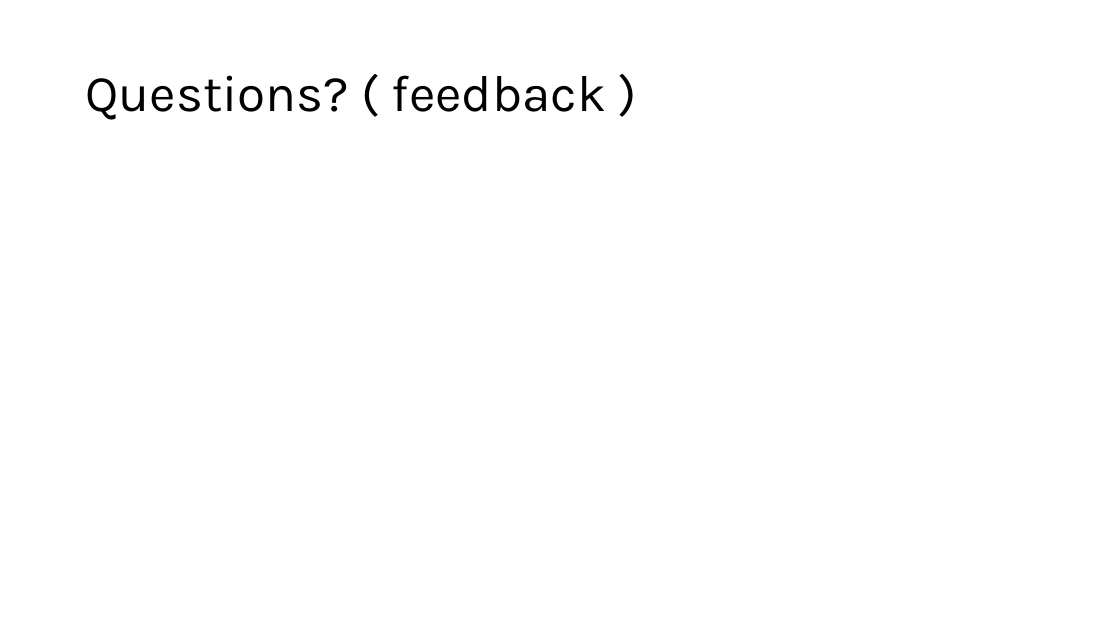
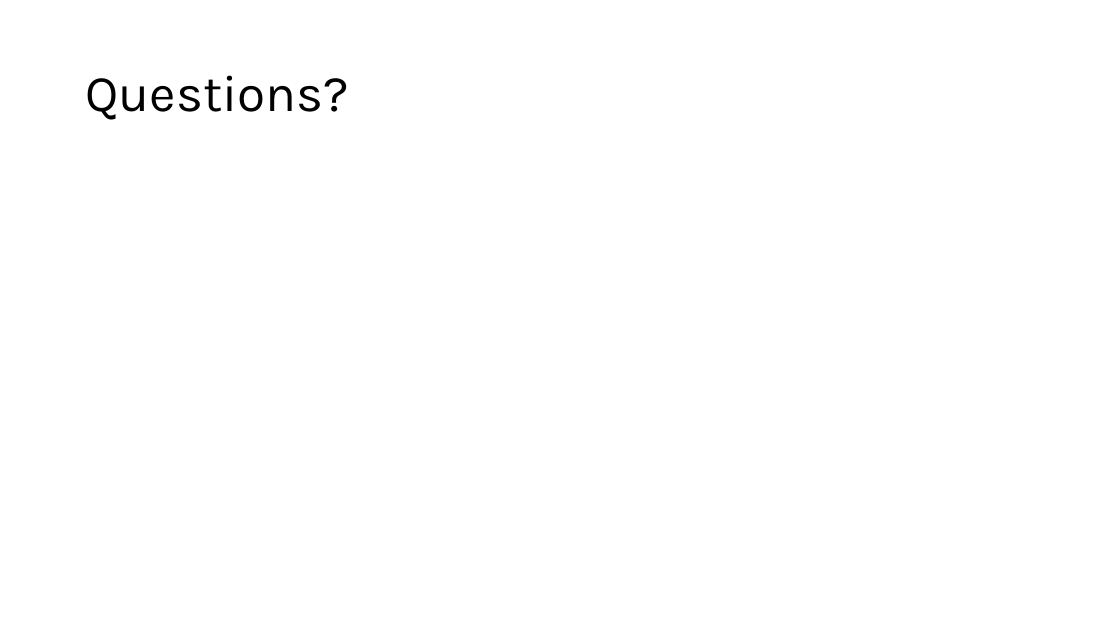
Before and after one commit to theycallmemac/talks, a slide deck: slide 28 of Git/Intro-To-Git/Git.pptx (slide 26 before the commit). Drawn at 1120x630 pixels with LibreOffice and Linux fonts; fonts in the diff are those of the drawing; background and template pictures are left out. Boxes give left, top, right and bottom in pixels: in the first picture for what was removed or moved away, otherwise in the second. Text is boxed around its words. In the diff, an @@ line names an element or a change of style, - is before the commit and + after.

```diff
--- a/Git/Intro-To-Git/Git.pptx
+++ b/Git/Intro-To-Git/Git.pptx
@@ title at (85,75,349,120): text changed @@
-Questions? ( feedback )
+Questions?
```
Also in this commit, not shown: 11 other slides changed, 4 slides added, 2 slides removed, 10 other files.
